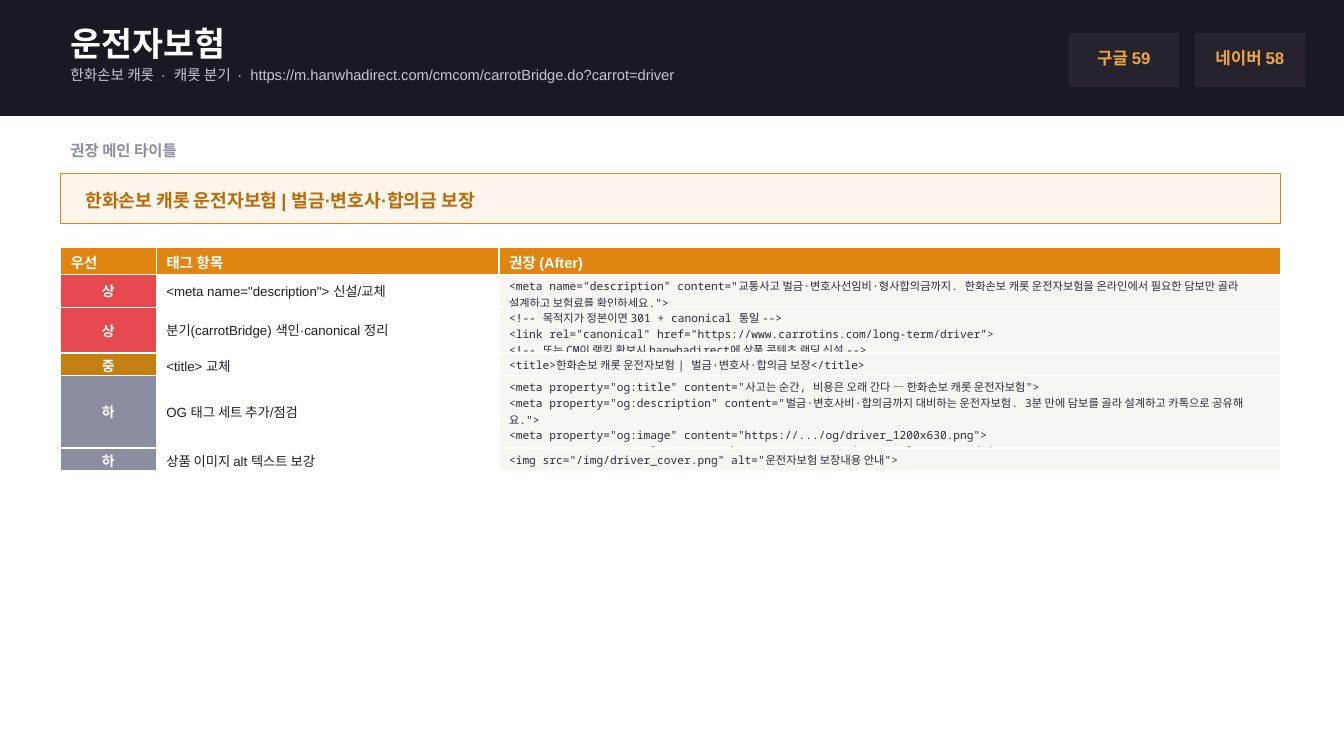
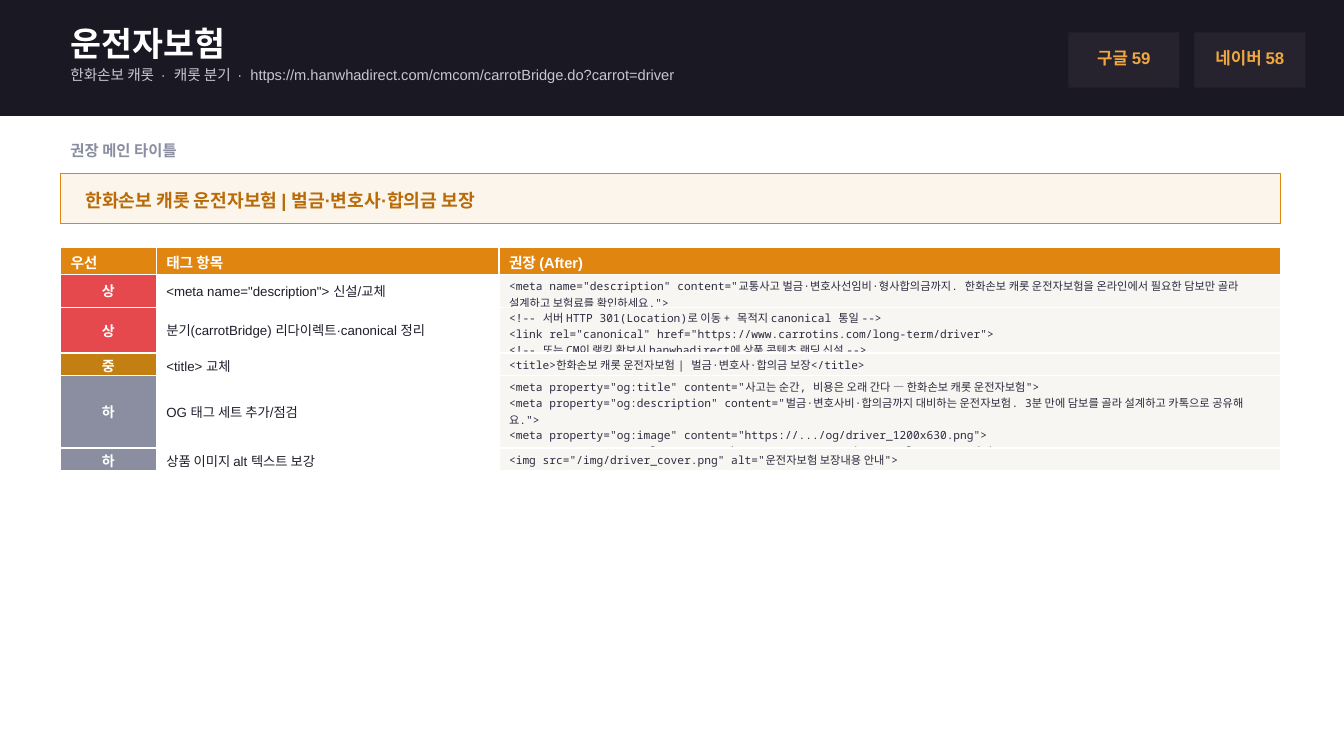
Before and after one commit to imsplendid8/CM-CMO, a slide deck: slide 8 of handoff/한화손보_장기CM_태깅가이드.pptx. Drawn at 1344x756 pixels with LibreOffice and Linux fonts; fonts in the diff are those of the drawing. Boxes give left, top, right and bottom in pixels: in the first picture for what was removed or moved away, otherwise in the second. Text is boxed around its words. In the diff, an @@ line names an element or a change of style, - is before the commit and + after.

```diff
--- a/handoff/한화손보_장기CM_태깅가이드.pptx
+++ b/handoff/한화손보_장기CM_태깅가이드.pptx
@@ table at (60, 247, 1280, 475) @@
-row 3, column 2: 분기(carrotBridge) 색인·canonical 정리
+row 3, column 2: 분기(carrotBridge) 리다이렉트·canonical 정리
@@ row 3, column 3: "<!-- 목적지가 정본이면 301 + canonical 통일 --> / <link rel="canonical" href="https://www.carrotins.com/long-term/driver"> / <!-- 또는 CM이 랭킹 확보시 hanwhadirect에 상품 콘텐츠 랜딩 신설 -->" to "<!-- 서버 HTTP 301(Location)로 이동 + 목적지 canonical 통일 --> / <link rel="canonical" href="https://www.carrotins.com/long-term/driver"> / <!-- 또는 CM이 랭킹 확보시 hanwhadirect에 상품 콘텐츠 랜딩 신설 -->" @@
```
Also in this commit, not shown: 5 other slides changed, 3 other files.
